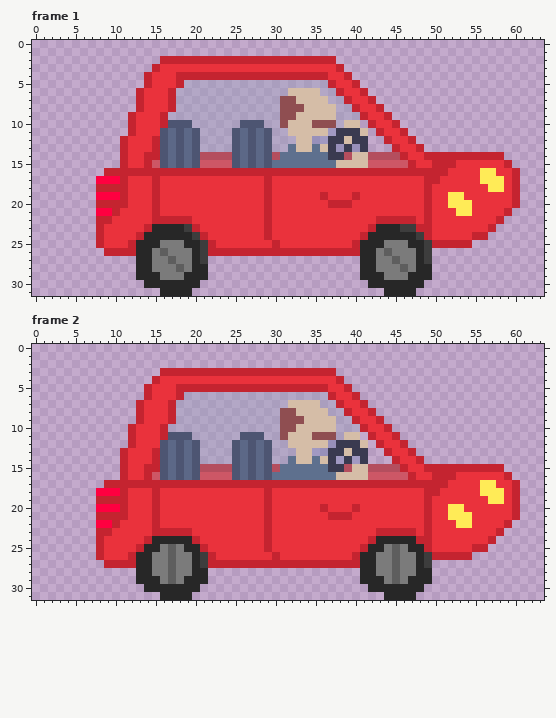
File history of a pixel-art file, Ready-Run/Assets/Images/Cars/RedCar/CarRed.aseprite. This is how it looked before the edit.
64x32 pixels, 4 frames. Shown: frame 1, frame 2. The commit also changed other frames, which this record leaves out.
And afterwards:
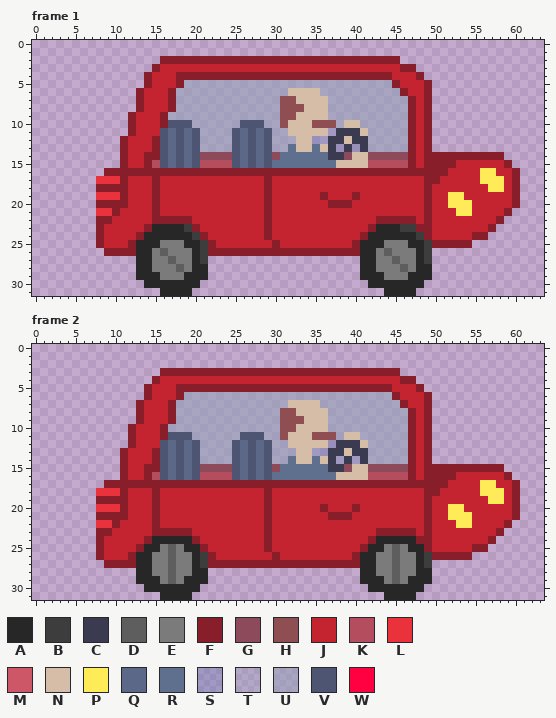
Palette (. is transparent): A #272727  B #3d3d3d  C #3a3a50  D #5e5e5e  E #7b7b7b  F #891e2b  G #8c4a5a  H #8f4e51  J #c42430  K #b44e5e  L #ea323c  M #cd5766  N #d5bda7  P #ffeb57  Q #5c6887  R #5e708e  S #5675ae51  T #92a1b956  U #92a1b98f  V #4d5572  W #ff0040
Commit message: Cars and better player anim
From old to new:
Changed rows in their new state; - is an unchanged pixel.
Frame 1:
first column x 8:
 2 --------FFFFFFFFFFFFFFFFFFFFFFFFFFFFFF---------------
 3 -------FJJJJJJJJJJJJJJJJJJJJJJ-JJJJJJJFF-------------
 4 ------FJJJFFFFFFFFFFFFFFFFFFFFFFFFFFFJJJF------------
 5 ------FJJJFUUUUUUUUUUUUUUUUUUUUUUUUUUFJJJF-----------
 6 -----FJJJFUUUUUUUUUUUUUU----UUUUUUUUUUFJJF-----------
 7 -----FJJJFUUUUUUUUUUUUU------UUUUUUUUUUFJF-----------
 8 -----FJJJFUUUUUUUUUUUUU------UUUUUUUUUUFJF-----------
 9 ----FJJJFUUUUUUUUUUUUUU------UUUUUUUUUUFJF-----------
10 ----FJJJF---UUUUUU---UU-------U--UUUUUUFJF-----------
11 ----FJJJ-----UUUU-----UU----------UUUUUFJF-----------
12 ---FJJJF-----UUUU-----UUU---------UUUUUFJF-----------
13 ---FJJJF-----UUUU-----UU----------UUUUUF-F-----------
14 ---FJJFF-----GGGG-----G--------G--GGGGGFJFFFFFFFFFF--
15 ---FJJFK-----KKKK-----------------KKKKKFJFFFFJJJJJJF-
16 -FFFFFFFFFFFFFFFFFFFFFFFFFFFFFFFFFFFFFFFFFFFJJJJ--JJF
17 LLLFJJJFJJJJJJJJJJJJJFJJJJJJJJJJJJJJJJJJJFFJJJJJ---JF
18 FFFFJJJFJJJJJJJJJJJJJFJJJJJJJJJJJJJJJJJJJFJJJJJJJ--JF
19 LLLFJJJFJJJJJJJJJJJJJFJJJJJJFJJJFJJJJJJJJFJJ--JJJJJJF
20 FFFFJJJFJJJJJJJJJJJJJFJJJJJJJFFFJJJJJJJJJFJJ---JJJJJF
21 LLFJJJJFJJJJJJJJJJJJJFJJJJJJJJJJJJJJJJJJJFJJJ--JJJJF-
22 FFJJJJJFFFFFJJJJJJJJJFJJJJJJJJJJJJJFFFFFJFJJJJJJJJF--
23 FJJJJJF-----FJJJJJJJJFJJJJJJJJJJJJF-----FFJJJJJJJF---
24 FJJJJF-------FJJJJJJJFJJJJJJJJJJJF-------FJJJJJFF----
25 FJJJF---------FJJJJJJJFJJJJJJJJJF---------FFFFF------
26 -FFFF---------FFFFFFFFFFFFFFFFFFF--------------------
Frame 2:
first column x 8:
 3 --------FFFFFFFFFFFFFFFFFFFFFFFFFFFFFF---------------
 4 -------FJJJJJJJJJJJJJJJJJJJJJJ-JJJJJJJFF-------------
 5 ------FJJJFFFFFFFFFFFFFFFFFFFFFFFFFFFJJJF------------
 6 ------FJJJFUUUUUUUUUUUUUUUUUUUUUUUUUUFJJJF-----------
 7 -----FJJJFUUUUUUUUUUUUUU----UUUUUUUUUUFJJF-----------
 8 -----FJJJFUUUUUUUUUUUUU------UUUUUUUUUUFJF-----------
 9 -----FJJJFUUUUUUUUUUUUU------UUUUUUUUUUFJF-----------
10 ----FJJJFUUUUUUUUUUUUUU------UUUUUUUUUUFJF-----------
11 ----FJJJF---UUUUUU---UU-------U--UUUUUUFJF-----------
12 ----FJJJ-----UUUU-----UU----------UUUUUFJF-----------
13 ---FJJJF-----UUUU-----UUU---------UUUUUFJF-----------
14 ---FJJJF-----UUUU-----UU----------UUUUUF-F-----------
15 ---FJJFF-----GGGG-----G--------G--GGGGGFJFFFFFFFFFF--
16 ---FJJFK-----KKKK-----------------KKKKKFJFFFFJJJJJJF-
17 -FFFFFFFFFFFFFFFFFFFFFFFFFFFFFFFFFFFFFFFFFFFJJJJ--JJF
18 LLLFJJJFJJJJJJJJJJJJJFJJJJJJJJJJJJJJJJJJJFFJJJJJ---JF
19 FFFFJJJFJJJJJJJJJJJJJFJJJJJJJJJJJJJJJJJJJFJJJJJJJ--JF
20 LLLFJJJFJJJJJJJJJJJJJFJJJJJJFJJJFJJJJJJJJFJJ--JJJJJJF
21 FFFFJJJFJJJJJJJJJJJJJFJJJJJJJFFFJJJJJJJJJFJJ---JJJJJF
22 LLFJJJJFJJJJJJJJJJJJJFJJJJJJJJJJJJJJJJJJJFJJJ--JJJJF-
23 FFJJJJJFFFFFJJJJJJJJJFJJJJJJJJJJJJJFFFFFJFJJJJJJJJF--
24 FJJJJJF-----FJJJJJJJJFJJJJJJJJJJJJF-----FFJJJJJJJF---
25 FJJJJF-------FJJJJJJJFJJJJJJJJJJJF-------FJJJJJFF----
26 FJJJF---------FJJJJJJJFJJJJJJJJJF---------FFFFF------
27 -FFFF---------FFFFFFFFFFFFFFFFFFF--------------------
